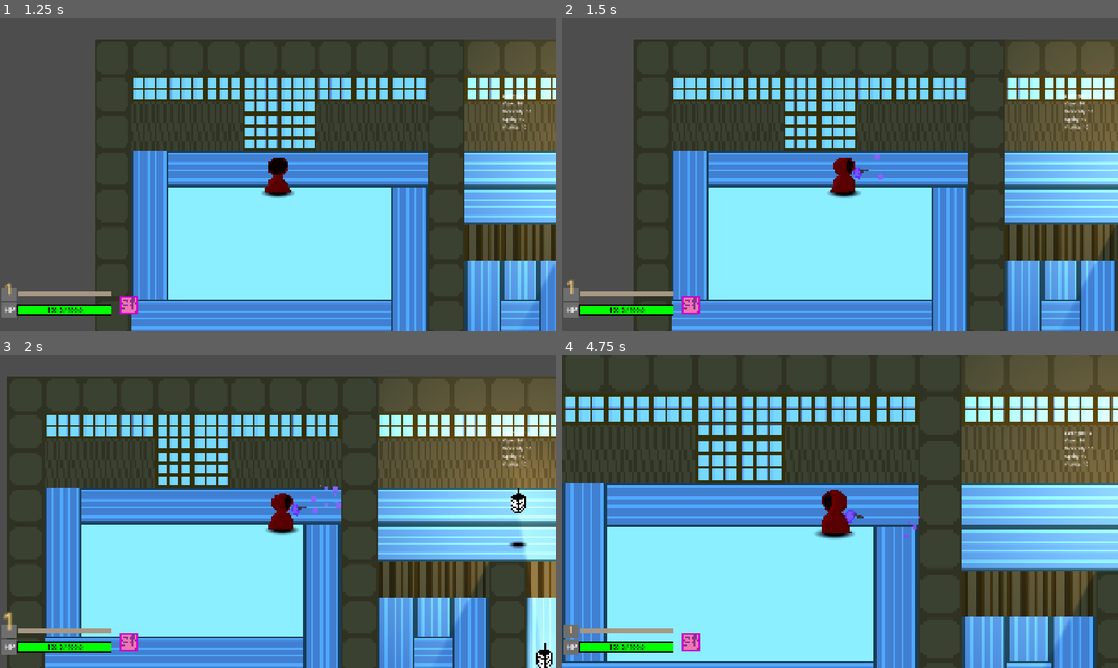
Above: before the commit, frames 1-4 (two rows, left to right).
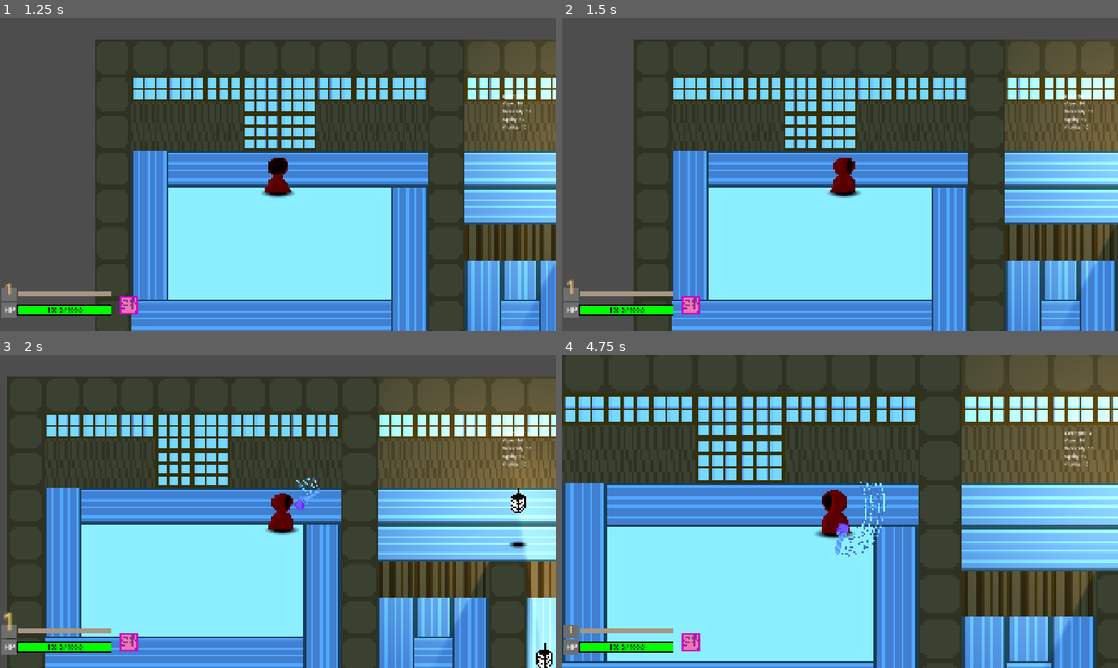
Above: after the commit, the same moments.

Repository: viggogoeth/NotMG
Game: Godot game, scene res://menus/main_menu.tscn
Same seed, same stepped clock (60 frames per second), same inputs: the game is played once before the commit and once after it.
Inputs (mouse positions are in pixels of both pictures, inside the frame that each line leads up to):
- Up to frame 1 (1.25 s): click "New Game" at 0.5 s
- Up to frame 2 (1.5 s): tap Enter at 1.25 s; move the mouse to (962, 158) at 1.27 s; press the mouse at (962, 158) at 1.28 s; hold D (g_move_right) from 1.28 s (still down)
- Up to frame 3 (2 s): keep holding D (g_move_right)
- Up to frame 4 (4.75 s): release D (g_move_right) at 2 s; release the mouse at (962, 495) at 2 s; drag from (728, 527) to (845, 511) at 2.02 s; move the mouse to (895, 442) at 2.77 s; hold D (g_move_right) 2.78-3.5 s; hold E (g_interact) 2.78-3.5 s; click (895, 442) at 3.05 s; drag from (812, 574) to (856, 492) at 3.52 s; move the mouse to (1006, 558) at 4.27 s; press the mouse at (1006, 558) at 4.28 s; hold A (g_move_left) from 4.28 s (still down); tap Mouse wheel up (g_zoom_in) at 4.35 s

Frame 1 is identical in both runs. In frame 2, less than 0.1% of the frame differs, in the area x 52-58%, y 43-52%; in frame 3, 0.2%; in frame 4, 0.5%, in the area x 49-65%, y 40-65%.

Commit message:
Knockback for fists and sword, pitch scale for sounds, knockback movement for slimes

Diff:
--- a/bam.gd
+++ b/bam.gd
@@ -1,6 +1,10 @@
 class_name Bam extends Sprite2D
 
 @onready var lifetime: Timer = $Lifetime
+@onready var sound_effect_player: AudioStreamPlayer2D = $AudioStreamPlayer2D
+
+var min_pitch: float = 0.8
+var max_pitch: float = 1.2
 
 # Called when the node enters the scene tree for the first time.
 func _ready() -> void:
@@ -12,5 +16,8 @@
 	create_tween().tween_property(self, "scale", scale*1.3, 0.2)
 	lifetime.start()
 
+	sound_effect_player.pitch_scale = randf_range(min_pitch, max_pitch)
+	sound_effect_player.play()
+
 func _on_lifetime_timeout() -> void:
 	queue_free()
--- a/bam.tscn
+++ b/bam.tscn
@@ -16,6 +16,6 @@
 
 [node name="AudioStreamPlayer2D" type="AudioStreamPlayer2D" parent="." unique_id=213772578]
 stream = ExtResource("3_4u3cr")
-autoplay = true
+volume_db = -2.035
 
 [connection signal="timeout" from="Lifetime" to="." method="_on_lifetime_timeout"]
--- a/entities/characters/enemies/base_enemy.gd
+++ b/entities/characters/enemies/base_enemy.gd
@@ -12,6 +12,10 @@
 @export var resistance: float = 0
 @export var contact_damage: float = 0
 
+@export var knockback_resistance: float = 0
+var base_velocity: Vector2 = Vector2.ZERO
+var knockback_velocity: Vector2 = Vector2.ZERO
+
 @export var exp_amount: float = 0
 
 @export var health_component: Node2D
@@ -19,12 +23,13 @@
 @export var sprites: Node2D
 var old_scale: Vector2
 
+@export var death_timer: Timer
+
 var player: Player
 
 func _ready() -> void:
 	player = get_tree().get_first_node_in_group("player")
 	old_scale = sprites.scale
-
 
 func add_exp() -> void:
 	print("adding exp")
@@ -35,8 +40,12 @@
 func die() -> void:
 	if dead:
 		return
+	has_died.emit()
 	dead = true
 	add_exp()
+
+	#death_timer.start() # this should give the enemy a chance to play a death animation before proceeding
+	#await death_timer.timeout
 
 	var drop = DropTables.get_drop(self.enemy_id)
 	if drop.size() > 0:
@@ -48,9 +57,17 @@
 	queue_free()
 
 func take_damage(amount: float) -> void:
+	if dead: return
 	var resist_adjusted_damage = amount * (1 - resistance)
 	health_component.take_damage(resist_adjusted_damage)
 
 	var scale_tween = create_tween()
 	scale_tween.tween_property(sprites, "scale", old_scale*1.1, 0.1)
 	scale_tween.tween_property(sprites, "scale", old_scale, 0.1)
+
+func knockback(amount: float, direction: Vector2) -> void:
+	var resisted_knockback = amount * (1-knockback_resistance)
+	knockback_velocity = direction * resisted_knockback
+	create_tween().tween_property(self, "knockback_velocity", Vector2.ZERO, 0.3)
+
+signal has_died
--- a/entities/characters/enemies/slimes/components/dash_attack_component.gd
+++ b/entities/characters/enemies/slimes/components/dash_attack_component.gd
@@ -24,21 +24,20 @@
 	if can_dash and not dashing:
 		if target:
 			windup_duration_timer.start()
-			# TODO: start the windup animation
 			dashing = true
 			dash_target = target
 			enemy.set_winding()
+			enemy.base_velocity = Vector2.ZERO
 
 	return dashing
 
 func _dash_attack() -> void:
-	# TODO: start the dash attack animation
 	enemy.set_dashing()
 	var direction = enemy.global_position.direction_to(dash_target.global_position)
-	enemy.velocity = direction * enemy.speed * dash_speed_factor
+	enemy.base_velocity = direction * enemy.speed * dash_speed_factor
 	var velocity_tween = create_tween()
 	velocity_tween.set_ease(velocity_tween.EASE_OUT)
-	velocity_tween.tween_property(enemy, "velocity", enemy.velocity / 3, dash_duration - 0.1)
+	velocity_tween.tween_property(enemy, "base_velocity", enemy.base_velocity / 3, dash_duration - 0.1)
 	can_dash = false
 	dash_duration_timer.start()
 
@@ -47,7 +46,7 @@
 	_dash_attack()
 
 func _on_dash_duration_timeout() -> void:
-	enemy.velocity = Vector2(0,0)
+	enemy.base_velocity = Vector2.ZERO
 	post_attack_cooldown.start()
 	enemy.set_idle()
 
--- a/entities/characters/enemies/slimes/components/jump_movement_component.gd
+++ b/entities/characters/enemies/slimes/components/jump_movement_component.gd
@@ -14,9 +14,8 @@
 	$MoveDuration.wait_time = movement_duration
 	$MoveCooldown.start()
 
-
-func move(target: CharacterBody2D) -> void:
-	if should_update_movement and not moving:
+func move(target: CharacterBody2D, obstructed_movement: bool = false) -> void:
+	if not obstructed_movement and should_update_movement and not moving:
 		should_update_movement = false
 		moving = true
 		enemy.set_moving()
@@ -28,21 +27,19 @@
 
 		if target:
 			var direction = enemy.global_position.direction_to(target.global_position)
-			enemy.velocity = direction * enemy.speed
+			enemy.base_velocity = direction * enemy.speed
 		else: # idle movement
 			var dir_x = RNG.randf_range(-0.5, 0.5)
 			var dir_y = RNG.randf_range(-0.5, 0.5)
 			var direction = Vector2(dir_x, dir_y)
-			enemy.velocity = direction * enemy.speed
-
-
-
+			enemy.base_velocity = direction * enemy.speed
+	enemy.velocity = enemy.base_velocity + enemy.knockback_velocity
 
 func _on_move_cooldown_timeout() -> void:
 	should_update_movement = true
 
 func _on_move_duration_timeout() -> void:
 	moving = false
-	enemy.velocity = Vector2(0,0)
+	enemy.base_velocity = Vector2.ZERO
 	enemy.set_idle()
 	$MoveCooldown.start()
--- a/entities/characters/enemies/slimes/green_slime.gd
+++ b/entities/characters/enemies/slimes/green_slime.gd
@@ -23,6 +23,7 @@
 	sprite.self_modulate = color
 
 func _physics_process(delta: float) -> void:
+	if dead: return
 	var target = $VisionBoxComponent.get_target()
 
 	movement_component.move(target)
@@ -39,3 +40,8 @@
 
 func move_stop() -> void:
 	$Scalables/AnimatedSprite2D.animation = "idle"
+
+
+func _on_has_died() -> void:
+	print("has died from signal")
+	$Scalables/AnimatedSprite2D.animation = "dying"
--- a/entities/characters/enemies/slimes/green_slime.tscn
+++ b/entities/characters/enemies/slimes/green_slime.tscn
@@ -157,4 +157,6 @@
 [node name="VisionBoxComponent" parent="." unique_id=1268107380 instance=ExtResource("6_0ir3e")]
 visible = true
 
+[connection signal="has_died" from="." to="." method="_on_has_died"]
+
 [editable path="Scalables/HitboxComponent"]
--- a/entities/characters/enemies/slimes/red_slime.gd
+++ b/entities/characters/enemies/slimes/red_slime.gd
@@ -28,14 +28,14 @@
 	all_sprites_node.modulate = color
 
 func _physics_process(delta: float) -> void:
+	if dead: return
 	var target = $VisionBoxComponent.get_target()
 
 	var dashing = false
 	if not movement_component.moving:
 		dashing = attack_component.try_attack(target)
 
-	if not dashing:
-		movement_component.move(target)
+	movement_component.move(target, dashing)
 	move_and_slide()
 
 	if rotating and target:
--- a/entities/characters/player.gd
+++ b/entities/characters/player.gd
@@ -261,13 +261,17 @@
 func attack_sword(sword: SwordData) -> void:
 	$MageHandSprite.animation = "attack_sword"
 	var enemies_in_sword_range = $SwordHitbox.get_overlapping_bodies()
-	var damage = sword.base_damage * 0.1 * stats.strength
+	var damage = sword.base_damage * (stats.strength / 10)
 	for enemy in enemies_in_sword_range:
 		if enemy.has_method("take_damage"):
 			enemy.take_damage(damage)
+			var scaled_knockback_amount = sword.knockback * (stats.strength / 10) # TODO: check that this amount makes sense
+			enemy.knockback(scaled_knockback_amount, get_attack_direction_vector())
+	$SwingSound.pitch_scale = randf_range(0.9, 1.1)
 	$SwingSound.play()
 
 func attack_fists() -> void:
+	var fist_default_knockback = 250
 	if last_fist_hit_was_right:
 		$MageHandSprite.animation = "attack_fist_flipped"
 	else:
@@ -277,4 +281,12 @@
 	for e in enemies_in_fist_range:
 		var bam = $BamSpawner.create_bam()
 		e.add_child(bam)
+		var scaled_knockback_amount = fist_default_knockback * (stats.strength / 10) # TODO: check that this amount makes sense
+		e.knockback(scaled_knockback_amount, get_attack_direction_vector())
+		var damage = stats.strength / 10
+		e.take_damage(damage)
+	$SwingSound.pitch_scale = randf_range(0.9, 1.1)
 	$SwingSound.play()
+
+func get_attack_direction_vector() -> Vector2:
+	return ($MageHandSprite.global_position - global_position).normalized()
--- a/entities/characters/player.tscn
+++ b/entities/characters/player.tscn
@@ -802,7 +802,7 @@
 one_shot = true
 
 [node name="IFrameTimer" type="Timer" parent="." unique_id=69761710 groups=["friendly_entities"]]
-wait_time = 0.2
+wait_time = 0.3
 one_shot = true
 
 [node name="DodgeTimer" type="Timer" parent="." unique_id=1230303118 groups=["friendly_entities"]]
--- a/items/concrete_items/weapons/copper_sword.tres
+++ b/items/concrete_items/weapons/copper_sword.tres
@@ -5,6 +5,7 @@
 
 [resource]
 script = ExtResource("1_rxxjb")
+knockback = 250.0
 base_damage = 50.0
 base_attack_rate = 0.3
 range = 4.0
--- a/items/types/weapons/sword_data.gd
+++ b/items/types/weapons/sword_data.gd
@@ -1,4 +1,6 @@
 class_name SwordData extends WeaponData
+
+@export var knockback: float
 
 func attack(attacking_player: Player) -> void:
 	attacking_player.attack_sword(self)
--- a/maps/dojo_world/dojo_map_1.tscn
+++ b/maps/dojo_world/dojo_map_1.tscn
@@ -6,7 +6,11 @@
 [ext_resource type="PackedScene" uid="uid://barck7peqm2lo" path="res://entities/characters/player.tscn" id="3_a6acs"]
 [ext_resource type="PackedScene" uid="uid://bm2857742v0ai" path="res://entities/characters/enemies/slimes/green_slime.tscn" id="4_tqi5d"]
 [ext_resource type="PackedScene" uid="uid://r6qt5n01hodp" path="res://maps/components/dojo_light.tscn" id="4_urx0c"]
+[ext_resource type="Script" uid="uid://b7xlakifl5pew" path="res://items/slot_data.gd" id="5_87r3h"]
+[ext_resource type="Resource" uid="uid://dhayg8klujp56" path="res://items/concrete_items/weapons/copper_sword.tres" id="6_lvj5j"]
+[ext_resource type="Resource" uid="uid://c5eh8376wnjnk" path="res://items/concrete_items/weapons/wood_staff.tres" id="7_lvj5j"]
 [ext_resource type="PackedScene" uid="uid://b8rjrpsoqbdvw" path="res://maps/portal.tscn" id="7_s8k3j"]
+[ext_resource type="Script" uid="uid://ds1f0nfr3slp0" path="res://items/inventory_data.gd" id="7_tjthg"]
 
 [sub_resource type="OccluderPolygon2D" id="OccluderPolygon2D_urx0c"]
 polygon = PackedVector2Array(-64, -64, 64, -64, 64, 64, -64, 64)
@@ -53,6 +57,117 @@
 sources/1 = SubResource("TileSetAtlasSource_urx0c")
 sources/2 = SubResource("TileSetAtlasSource_s8k3j")
 
+[sub_resource type="Resource" id="Resource_tjthg"]
+script = ExtResource("5_87r3h")
+item_in_slot = ExtResource("6_lvj5j")
+metadata/_custom_type_script = "uid://b7xlakifl5pew"
+
+[sub_resource type="Resource" id="Resource_gsegi"]
+script = ExtResource("5_87r3h")
+item_in_slot = ExtResource("7_lvj5j")
+metadata/_custom_type_script = "uid://b7xlakifl5pew"
+
+[sub_resource type="Resource" id="Resource_u5td6"]
+script = ExtResource("5_87r3h")
+metadata/_custom_type_script = "uid://b7xlakifl5pew"
+
+[sub_resource type="Resource" id="Resource_s6xdf"]
+script = ExtResource("5_87r3h")
+metadata/_custom_type_script = "uid://b7xlakifl5pew"
+
+[sub_resource type="Resource" id="Resource_s521s"]
+script = ExtResource("5_87r3h")
+metadata/_custom_type_script = "uid://b7xlakifl5pew"
+
+[sub_resource type="Resource" id="Resource_y5erd"]
+script = ExtResource("5_87r3h")
+metadata/_custom_type_script = "uid://b7xlakifl5pew"
+
+[sub_resource type="Resource" id="Resource_dkbbl"]
+script = ExtResource("5_87r3h")
+metadata/_custom_type_script = "uid://b7xlakifl5pew"
+
+[sub_resource type="Resource" id="Resource_kbu1a"]
+script = ExtResource("5_87r3h")
+metadata/_custom_type_script = "uid://b7xlakifl5pew"
+
+[sub_resource type="Resource" id="Resource_ufxco"]
+script = ExtResource("5_87r3h")
+metadata/_custom_type_script = "uid://b7xlakifl5pew"
+
+[sub_resource type="Resource" id="Resource_pykaa"]
+script = ExtResource("5_87r3h")
+metadata/_custom_type_script = "uid://b7xlakifl5pew"
+
+[sub_resource type="Resource" id="Resource_nt0jd"]
+script = ExtResource("5_87r3h")
+metadata/_custom_type_script = "uid://b7xlakifl5pew"
+
+[sub_resource type="Resource" id="Resource_0k77t"]
+script = ExtResource("5_87r3h")
+metadata/_custom_type_script = "uid://b7xlakifl5pew"
+
+[sub_resource type="Resource" id="Resource_noh6d"]
+script = ExtResource("5_87r3h")
+metadata/_custom_type_script = "uid://b7xlakifl5pew"
+
+[sub_resource type="Resource" id="Resource_0s3p3"]
+script = ExtResource("5_87r3h")
+metadata/_custom_type_script = "uid://b7xlakifl5pew"
+
+[sub_resource type="Resource" id="Resource_v8l5j"]
+script = ExtResource("5_87r3h")
+metadata/_custom_type_script = "uid://b7xlakifl5pew"
+
+[sub_resource type="Resource" id="Resource_cund2"]
+script = ExtResource("5_87r3h")
+metadata/_custom_type_script = "uid://b7xlakifl5pew"
+
+[sub_resource type="Resource" id="Resource_jwuy3"]
+script = ExtResource("5_87r3h")
+metadata/_custom_type_script = "uid://b7xlakifl5pew"
+
+[sub_resource type="Resource" id="Resource_f0xee"]
+script = ExtResource("5_87r3h")
+metadata/_custom_type_script = "uid://b7xlakifl5pew"
+
+[sub_resource type="Resource" id="Resource_nssv8"]
+script = ExtResource("5_87r3h")
+metadata/_custom_type_script = "uid://b7xlakifl5pew"
+
+[sub_resource type="Resource" id="Resource_eaefr"]
+script = ExtResource("5_87r3h")
+metadata/_custom_type_script = "uid://b7xlakifl5pew"
+
+[sub_resource type="Resource" id="Resource_qwny2"]
+script = ExtResource("5_87r3h")
+metadata/_custom_type_script = "uid://b7xlakifl5pew"
+
+[sub_resource type="Resource" id="Resource_6fcx3"]
+script = ExtResource("5_87r3h")
+metadata/_custom_type_script = "uid://b7xlakifl5pew"
+
+[sub_resource type="Resource" id="Resource_45e53"]
+script = ExtResource("5_87r3h")
+metadata/_custom_type_script = "uid://b7xlakifl5pew"
+
+[sub_resource type="Resource" id="Resource_kqo53"]
+script = ExtResource("5_87r3h")
+metadata/_custom_type_script = "uid://b7xlakifl5pew"
+
+[sub_resource type="Resource" id="Resource_atrjn"]
+script = ExtResource("5_87r3h")
+metadata/_custom_type_script = "uid://b7xlakifl5pew"
+
+[sub_resource type="Resource" id="Resource_okc3o"]
+script = ExtResource("5_87r3h")
+metadata/_custom_type_script = "uid://b7xlakifl5pew"
+
+[sub_resource type="Resource" id="Resource_1t865"]
+script = ExtResource("7_tjthg")
+inventory_slots = Array[ExtResource("5_87r3h")]([SubResource("Resource_gsegi"), SubResource("Resource_u5td6"), SubResource("Resource_s6xdf"), SubResource("Resource_s521s"), SubResource("Resource_y5erd"), SubResource("Resource_dkbbl"), SubResource("Resource_kbu1a"), SubResource("Resource_ufxco"), SubResource("Resource_pykaa"), SubResource("Resource_nt0jd"), SubResource("Resource_0k77t"), SubResource("Resource_noh6d"), SubResource("Resource_0s3p3"), SubResource("Resource_v8l5j"), SubResource("Resource_cund2"), SubResource("Resource_jwuy3"), SubResource("Resource_f0xee"), SubResource("Resource_nssv8"), SubResource("Resource_eaefr"), SubResource("Resource_qwny2"), SubResource("Resource_6fcx3"), SubResource("Resource_45e53"), SubResource("Resource_kqo53"), SubResource("Resource_atrjn"), SubResource("Resource_okc3o")])
+metadata/_custom_type_script = "uid://ds1f0nfr3slp0"
+
 [sub_resource type="Gradient" id="Gradient_s8k3j"]
 colors = PackedColorArray(1, 1, 1, 1, 0, 0, 0, 1)
 
@@ -74,33 +189,36 @@
 
 [node name="Player" parent="." unique_id=8722019 instance=ExtResource("3_a6acs")]
 position = Vector2(515, 83)
+equipped_weapon = SubResource("Resource_tjthg")
+inventory = SubResource("Resource_1t865")
 
 [node name="Enemy3" parent="." unique_id=856358990 instance=ExtResource("4_tqi5d")]
 position = Vector2(1342, 1561)
+color = Color(1.2800586, 0.8179674, 0.67934, 1)
+enemy_scale = 2
 enemy_id = "slime_drop_tut"
 health = 200.0
 contact_damage = 12.0
 exp_amount = 20.0
+
+[node name="Enemy4" parent="." unique_id=802092509 instance=ExtResource("4_tqi5d")]
+position = Vector2(2403, 1167)
 color = Color(1.2800586, 0.8179674, 0.67934, 1)
 enemy_scale = 2
-
-[node name="Enemy4" parent="." unique_id=802092509 instance=ExtResource("4_tqi5d")]
-position = Vector2(2403, 1167)
 enemy_id = "slime_medium"
 health = 200.0
 contact_damage = 12.0
 exp_amount = 20.0
+
+[node name="BigEnemy" parent="." unique_id=234849953 instance=ExtResource("4_tqi5d")]
+position = Vector2(3711, 1184)
 color = Color(1.2800586, 0.8179674, 0.67934, 1)
-enemy_scale = 2
-
-[node name="Enemy5" parent="." unique_id=234849953 instance=ExtResource("4_tqi5d")]
-position = Vector2(3711, 1184)
+enemy_scale = 5
 enemy_id = "slime_joke"
 health = 2000.0
 contact_damage = 12.0
+knockback_resistance = 0.9
 exp_amount = 20.0
-color = Color(1.2800586, 0.8179674, 0.67934, 1)
-enemy_scale = 5
 
 [node name="LightingEffect" type="Node2D" parent="." unique_id=887272423]
 
